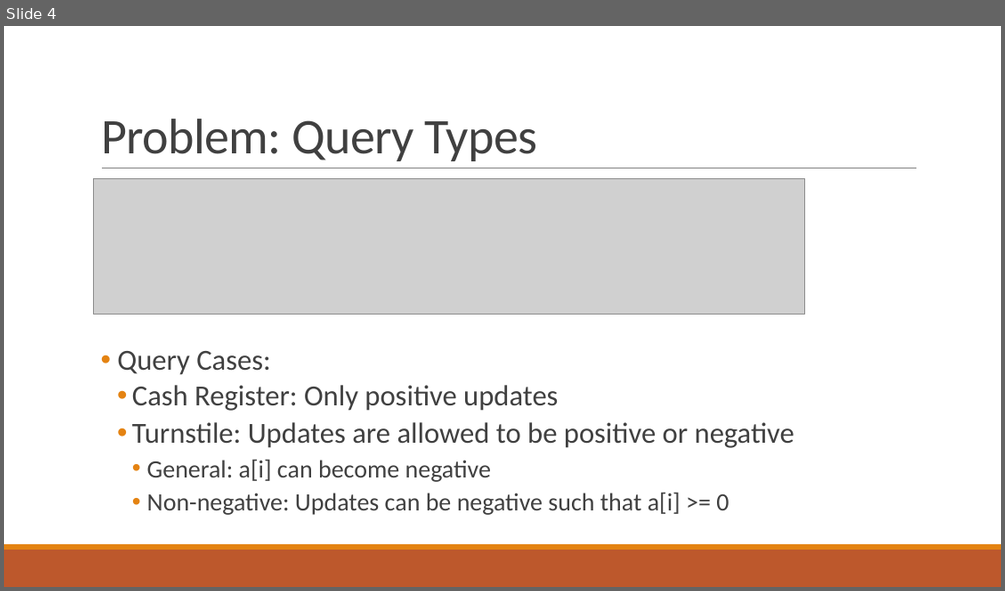
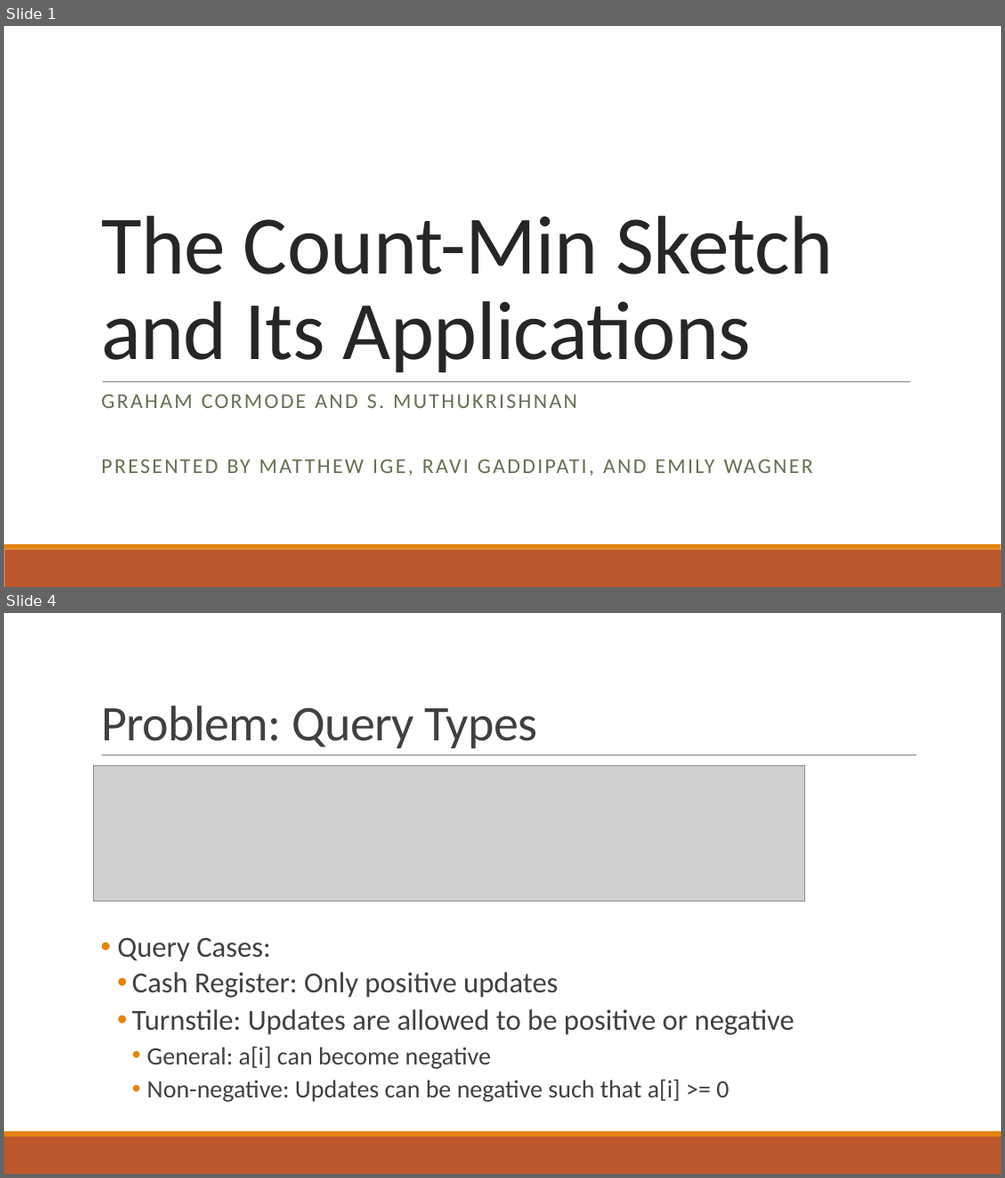
Before and after one commit to ewagner46/count_min_sketch_technical_summary, a slide deck: count_min_sketch_talk_EW.pptx. Shown one above the other, each under a label of ours: slide 4 before the commit, slides 1 and 4 after it; the slides between them are not shown. The pictures are 1005x591 and 1005x1178 pixels, drawn with LibreOffice and Linux fonts; fonts in the diff are those of the drawing; grey boxes stand for pictures. Boxes give left, top, right and bottom in pixels: in the first picture for what was removed or moved away, otherwise in the second. Text is boxed around its words. In the diff, an @@ line names an element or a change of style, - is before the commit and + after.

```diff
--- a/count_min_sketch_talk_EW.pptx
+++ b/count_min_sketch_talk_EW.pptx
@@ slide 1 added at box(4, 26, 1001, 587), background #FFFFFF; not listed: 2 template elements that a slide beside it also shows @@
@@ title added at box(101, 216, 833, 372), 80 pt, text #262626 @@
+The Count-Min Sketch and Its Applications
@@ subtitle added at box(101, 394, 813, 475), 20.4 pt, text #637052 @@
+GRAHAM CORMODE AND S. MUTHUKRISHNAN
+PRESENTED BY MATTHEW IGE, RAVI GADDIPATI, AND EMILY WAGNER
@@ line added from (103, 381) to (910, 381), #808080 0.5 pt @@
```
Also in this commit, not shown: 8 slides changed, 1 other slide added, 1 slide removed, 2 other files.
